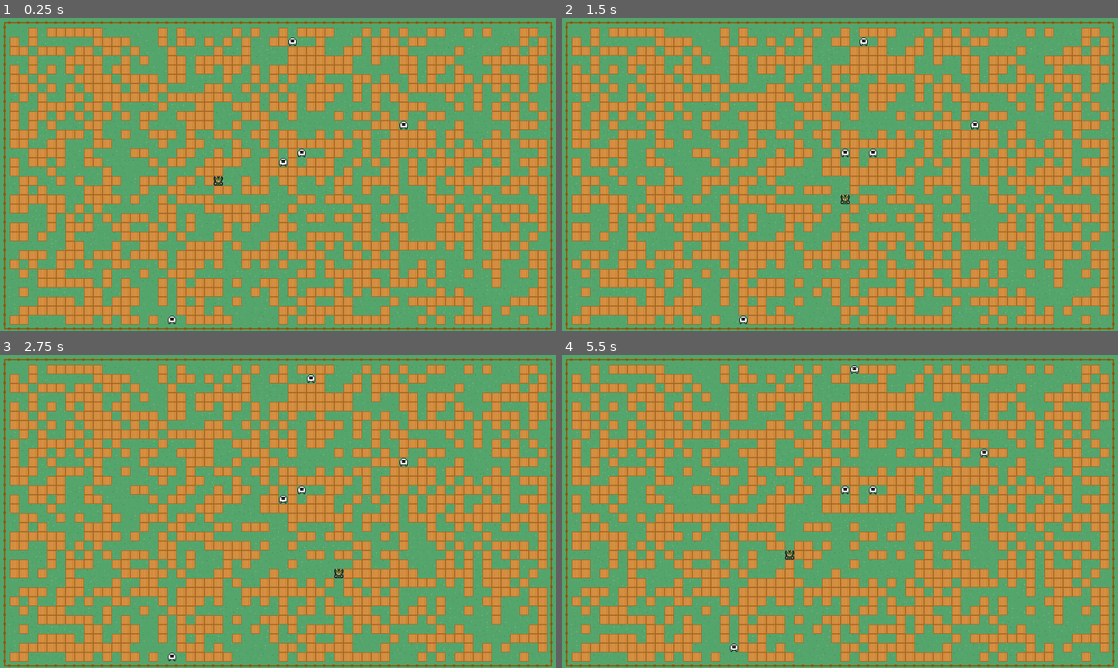
Above: before the commit, frames 1-4 (two rows, left to right).
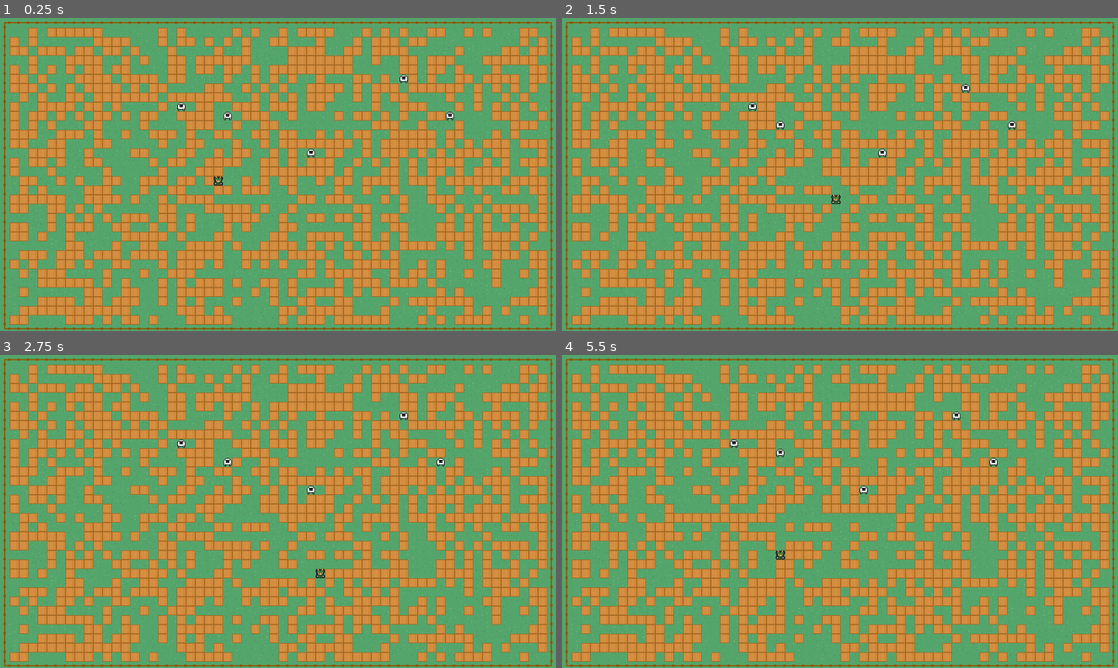
Above: after the commit, the same moments.

Repository: o11899nine/Beast
Game: Godot game, scene res://Scenes/main.tscn
Two runs of this game, one before a commit and one after it. Both use one fixed random seed, a clock stepped at 60 frames per second and the inputs below.
Inputs:
- Up to frame 1 (0.25 s): no input
- Up to frame 2 (1.5 s): tap Enter at 0.5 s; hold Right (move_right, bound only before the commit) 0.53-1.28 s; hold Down (move_down, bound only before the commit) from 1.28 s (still down)
- Up to frame 3 (2.75 s): release Down (move_down, bound only before the commit) at 2.03 s; hold Right (move_right, bound only before the commit) from 2.03 s (still down)
- Up to frame 4 (5.5 s): release Right (move_right, bound only before the commit) at 2.78 s; hold Up (move_up, bound only before the commit) 2.78-3.53 s; hold Left (move_left, bound only before the commit) 3.53-5.03 s; hold Down (move_down, bound only before the commit) from 5.03 s (still down)

The runs differ from the first frame. In frame 1, 0.3% of the frame differs, in the area x 30-82%, y 6-98%; in frame 2, 0.5%; in frame 3, 1.0%; in frame 4, 2.1%, in the area x 16-79%, y 3-95%.

Commit message:
refactor and add comments

Diff:
--- a/project.godot
+++ b/project.godot
@@ -29,25 +29,25 @@
 
 [input]
 
-move_left={
+move_west={
 "deadzone": 0.5,
 "events": [Object(InputEventKey,"resource_local_to_scene":false,"resource_name":"","device":-1,"window_id":0,"alt_press …(182 unchanged characters)…
 , Object(InputEventKey,"resource_local_to_scene":false,"resource_name":"","device":-1,"window_id":0,"alt_pressed":false,"shift_pressed":false,"ctrl_pressed":false,"meta_pressed":false,"pressed":false,"keycode":0,"physical_keycode":65,"key_label":0,"unicode":97,"echo":false,"script":null)
 ]
 }
-move_right={
+move_east={
 "deadzone": 0.5,
 "events": [Object(InputEventKey,"resource_local_to_scene":false,"resource_name":"","device":-1,"window_id":0,"alt_press …(182 unchanged characters)…
 , Object(InputEventKey,"resource_local_to_scene":false,"resource_name":"","device":-1,"window_id":0,"alt_pressed":false,"shift_pressed":false,"ctrl_pressed":false,"meta_pressed":false,"pressed":false,"keycode":0,"physical_keycode":68,"key_label":0,"unicode":100,"echo":false,"script":null)
 ]
 }
-move_up={
+move_north={
 "deadzone": 0.5,
 "events": [Object(InputEventKey,"resource_local_to_scene":false,"resource_name":"","device":-1,"window_id":0,"alt_press …(182 unchanged characters)…
 , Object(InputEventKey,"resource_local_to_scene":false,"resource_name":"","device":-1,"window_id":0,"alt_pressed":false,"shift_pressed":false,"ctrl_pressed":false,"meta_pressed":false,"pressed":false,"keycode":0,"physical_keycode":87,"key_label":0,"unicode":119,"echo":false,"script":null)
 ]
 }
-move_down={
+move_south={
 "deadzone": 0.5,
 "events": [Object(InputEventKey,"resource_local_to_scene":false,"resource_name":"","device":-1,"window_id":0,"alt_press …(182 unchanged characters)…
 , Object(InputEventKey,"resource_local_to_scene":false,"resource_name":"","device":-1,"window_id":0,"alt_pressed":false,"shift_pressed":false,"ctrl_pressed":false,"meta_pressed":false,"pressed":false,"keycode":0,"physical_keycode":83,"key_label":0,"unicode":115,"echo":false,"script":null)
--- a/scenes/characters/enemy.tscn
+++ /dev/null
@@ -1,28 +0,0 @@
-[gd_scene load_steps=4 format=3 uid="uid://b03usvk74ny1g"]
-
-[ext_resource type="Script" path="res://scripts/characters/enemy.gd" id="1_t3c17"]
-[ext_resource type="Texture2D" uid="uid://ck7wgfcssehbv" path="res://assets/sprites/characters/sheep_esther.png" id="2_oym05"]
-
-[sub_resource type="RectangleShape2D" id="RectangleShape2D_a4udm"]
-size = Vector2(16, 16)
-
-[node name="Enemy" type="CharacterBody2D"]
-script = ExtResource("1_t3c17")
-
-[node name="Sprite2D" type="Sprite2D" parent="."]
-texture = ExtResource("2_oym05")
-centered = false
-
-[node name="CollisionShape2D" type="CollisionShape2D" parent="."]
-position = Vector2(8, 8)
-shape = SubResource("RectangleShape2D_a4udm")
-
-[node name="RayCast2D" type="RayCast2D" parent="."]
-position = Vector2(8, 8)
-target_position = Vector2(0, 16)
-
-[node name="MoveCooldown" type="Timer" parent="."]
-autostart = true
-
-[connection signal="die" from="." to="." method="_on_die"]
-[connection signal="timeout" from="MoveCooldown" to="." method="_on_move_cooldown_timeout"]
--- /dev/null
+++ b/scenes/characters/mob.tscn
@@ -0,0 +1,28 @@
+[gd_scene load_steps=4 format=3 uid="uid://b03usvk74ny1g"]
+
+[ext_resource type="Script" path="res://scripts/characters/mob.gd" id="1_boxj2"]
+[ext_resource type="Texture2D" uid="uid://ck7wgfcssehbv" path="res://assets/sprites/characters/sheep_esther.png" id="2_lbkoq"]
+
+[sub_resource type="RectangleShape2D" id="RectangleShape2D_a4udm"]
+size = Vector2(16, 16)
+
+[node name="Mob" type="CharacterBody2D"]
+script = ExtResource("1_boxj2")
+
+[node name="Sprite2D" type="Sprite2D" parent="."]
+texture = ExtResource("2_lbkoq")
+centered = false
+
+[node name="CollisionShape2D" type="CollisionShape2D" parent="."]
+position = Vector2(8, 8)
+shape = SubResource("RectangleShape2D_a4udm")
+
+[node name="RayCast2D" type="RayCast2D" parent="."]
+position = Vector2(8, 8)
+target_position = Vector2(0, 16)
+
+[node name="MoveCooldownTimer" type="Timer" parent="."]
+one_shot = true
+autostart = true
+
+[connection signal="timeout" from="MoveCooldownTimer" to="." method="_on_move_cooldown_timeout"]
--- a/scenes/characters/player.tscn
+++ b/scenes/characters/player.tscn
@@ -21,9 +21,9 @@
 position = Vector2(8, 8)
 target_position = Vector2(0, 16)
 
-[node name="MoveCooldown" type="Timer" parent="."]
+[node name="MoveCooldownTimer" type="Timer" parent="."]
 wait_time = 0.1
 one_shot = true
 autostart = true
 
-[connection signal="timeout" from="MoveCooldown" to="." method="_on_move_cooldown_timeout"]
+[connection signal="timeout" from="MoveCooldownTimer" to="." method="_on_move_cooldown_timeout"]
--- a/scripts/characters/enemy.gd
+++ /dev/null
@@ -1,67 +0,0 @@
-extends CharacterBody2D
-
-#TODO: use delta instead of timer?
-
-var grid_size = Globals.GRID_SIZE
-
-@onready var ray = $RayCast2D
-
-signal die
-
-const MOVEMENT = {
-	"move_north": Vector2(0,-1),
-	"move_south": Vector2(0,1),
-	"move_west": Vector2(-1,0),
-	"move_east": Vector2(1,0),
-	"move_north_east": Vector2(1,-1),
-	"move_south_east": Vector2(1,1),
-	"move_north_west": Vector2(-1,-1),
-	"move_south_west": Vector2(-1,1),
-}
-
-
-func _process(delta):
-
-	var valid_move = find_valid_move()
-
-	if not valid_move:
-		queue_free()
-
-
-func find_valid_move():
-
-	var possible_moves = MOVEMENT.keys()
-	var direction = null
-
-	for i in possible_moves.size():
-		possible_moves.shuffle()
-		direction = possible_moves[0]
-		possible_moves.pop_front()
-		if is_valid_move(direction):
-			return direction
-	return false
-
-func _on_move_cooldown_timeout():
-
-	var direction = find_valid_move()
-
-	if direction:
-		move(direction)
-
-func is_valid_move(direction):
-	var vector_pos = MOVEMENT[direction] * grid_size
-	ray.set_target_position(vector_pos)
-	ray.force_raycast_update()
-	if not ray.is_colliding():
-		return true
-	else:
-		return false
-
-
-func move(direction):
-	position += MOVEMENT[direction] * grid_size
-
-
-
-func _on_die():
-	queue_free()
--- /dev/null
+++ b/scripts/characters/mob.gd
@@ -0,0 +1,54 @@
+extends CharacterBody2D
+
+@onready var ray: RayCast2D = $RayCast2D
+@onready var may_move: bool = true
+@onready var move_cooldown: Timer = $MoveCooldownTimer
+
+func _process(delta):
+	# Remove mob if captured
+	if is_captured():
+		queue_free()
+	# If move cooldown is over, move to a random adjacent unoccupied tile
+	# and restart cooldown timer
+	elif may_move:
+		move(get_random_valid_direction())
+		may_move = false
+		move_cooldown.start()
+
+func is_captured():
+	# Loop over possible directions to move in.
+	# If any valid move found, return FALSE. If no valid moves, return TRUE
+	for direction in Globals.MOVES_8D.keys():
+		if is_valid_move(direction):
+			return false
+	return true
+
+func get_random_valid_direction():
+	# This function assumes there is at least one valid move,
+	# so don't call this if is_captured() returns TRUE
+
+	# Shuffle all possible directions
+	var directions = Globals.MOVES_8D.keys()
+	directions.shuffle()
+	print_debug(directions)
+	# If the first direction is valid, return it.
+	# Else, remove it and check the new first direction
+	for i in directions.size():
+		if is_valid_move(directions[0]):
+			return directions[0]
+		directions.pop_front()
+
+func _on_move_cooldown_timeout():
+	may_move = true
+
+func is_valid_move(direction: String):
+	var vector_pos: Vector2 = Globals.MOVES_8D[direction] * Globals.GRID_SIZE
+	ray.set_target_position(vector_pos)
+	ray.force_raycast_update()
+	if ray.is_colliding():
+		return false
+	return true
+
+
+func move(direction):
+	position += Globals.MOVES_8D[direction] * Globals.GRID_SIZE
--- a/scripts/characters/player.gd
+++ b/scripts/characters/player.gd
@@ -1,40 +1,31 @@
 extends CharacterBody2D
 
-#TODO: use delta instead of timer?
+@onready var ray: RayCast2D = $RayCast2D
+@onready var may_move: bool = true
+@onready var move_cooldown: Timer = $MoveCooldownTimer
 
-var grid_size = Globals.GRID_SIZE
-
-
-const MOVEMENT = {
-	"move_up": Vector2.UP,
-	"move_down": Vector2.DOWN,
-	"move_left": Vector2.LEFT,
-	"move_right": Vector2.RIGHT,
-}
-
-@onready var ray = $RayCast2D
-@onready var may_move = true
-
-func _physics_process(delta):
+func _process(delta):
+	# If move cooldown is over, listen for direction input.
 	if may_move:
-		for direction in MOVEMENT:
+		for direction in Globals.MOVES_4D:
 			if Input.is_action_pressed(direction):
+				# If the adjacent tile in the direction is unoccupied,
+				# move there and restart move cooldown timer
 				if is_valid_move(direction):
 					move(direction)
 					may_move = false
-					$MoveCooldown.start()
+					move_cooldown.start()
 
 
-
-func is_valid_move(direction):
-	var vector_pos = MOVEMENT[direction] * grid_size
+func is_valid_move(direction: String):
+	var vector_pos: Vector2 = Globals.MOVES_4D[direction] * Globals.GRID_SIZE
 	ray.set_target_position(vector_pos)
 	ray.force_raycast_update()
 
 	if not ray.is_colliding():
 		return true
 	else:
-		var collider = ray.get_collider()
+		var collider: Object = ray.get_collider()
 		if collider.is_in_group("moveable_objects"):
 			if collider.is_valid_move(direction):
 				collider.move(direction)
@@ -43,7 +34,7 @@
 				return false
 
 func move(direction):
-	position += MOVEMENT[direction] * grid_size
+	position += Globals.MOVES_4D[direction] * Globals.GRID_SIZE
 
 
 func _on_move_cooldown_timeout():
--- a/scripts/objects/block.gd
+++ b/scripts/objects/block.gd
@@ -1,22 +1,9 @@
 extends CharacterBody2D
-
-var grid_size = Globals.GRID_SIZE
 
 @onready var ray = $RayCast2D
 
-const MOVEMENT = {
-	"move_up": Vector2.UP,
-	"move_down": Vector2.DOWN,
-	"move_left": Vector2.LEFT,
-	"move_right": Vector2.RIGHT,
-}
-#
-#func _ready():
-	#var random_rotation = [0,90,180,270].pick_random()
-	#$Sprite2D.rotation = deg_to_rad(random_rotation)
-
 func is_valid_move(direction):
-	var vector_pos = MOVEMENT[direction] * grid_size
+	var vector_pos = Globals.MOVES_4D[direction] * Globals.GRID_SIZE
 	ray.set_target_position(vector_pos)
 	ray.force_raycast_update()
 
@@ -32,4 +19,4 @@
 				return false
 
 func move(direction):
-	position += MOVEMENT[direction] * grid_size
+	position += Globals.MOVES_4D[direction] * Globals.GRID_SIZE
--- a/scripts/system/main.gd
+++ b/scripts/system/main.gd
@@ -16,7 +16,7 @@
 
 	spawn_blocks(num_blocks)
 	spawn_player()
-	spawn_enemies(5)
+	spawn_mobs(5)
 
 
 
@@ -67,12 +67,12 @@
 	player.global_position = player_position
 	add_child(player)
 
-func spawn_enemies(n):
+func spawn_mobs(n):
 
 	empty_squares.shuffle()
 	for i in n:
-		var enemy = preload("res://scenes/characters/enemy.tscn").instantiate()
-		var enemy_position = empty_squares[-1]
+		var mob = preload("res://scenes/characters/mob.tscn").instantiate()
+		var mob_position = empty_squares[-1]
 		empty_squares.pop_back()
-		enemy.global_position = enemy_position
-		add_child(enemy)
+		mob.global_position = mob_position
+		add_child(mob)
--- a/singletons/globals.gd
+++ b/singletons/globals.gd
@@ -1,3 +1,21 @@
 extends Node
 
 const GRID_SIZE = 16
+
+const MOVES_4D = {
+	"move_north": Vector2(0,-1),
+	"move_south": Vector2(0,1),
+	"move_west": Vector2(-1,0),
+	"move_east": Vector2(1,0),
+}
+
+const MOVES_8D = {
+	"move_north": Vector2(0,-1),
+	"move_south": Vector2(0,1),
+	"move_west": Vector2(-1,0),
+	"move_east": Vector2(1,0),
+	"move_north_east": Vector2(1,-1),
+	"move_south_east": Vector2(1,1),
+	"move_north_west": Vector2(-1,-1),
+	"move_south_west": Vector2(-1,1),
+}
